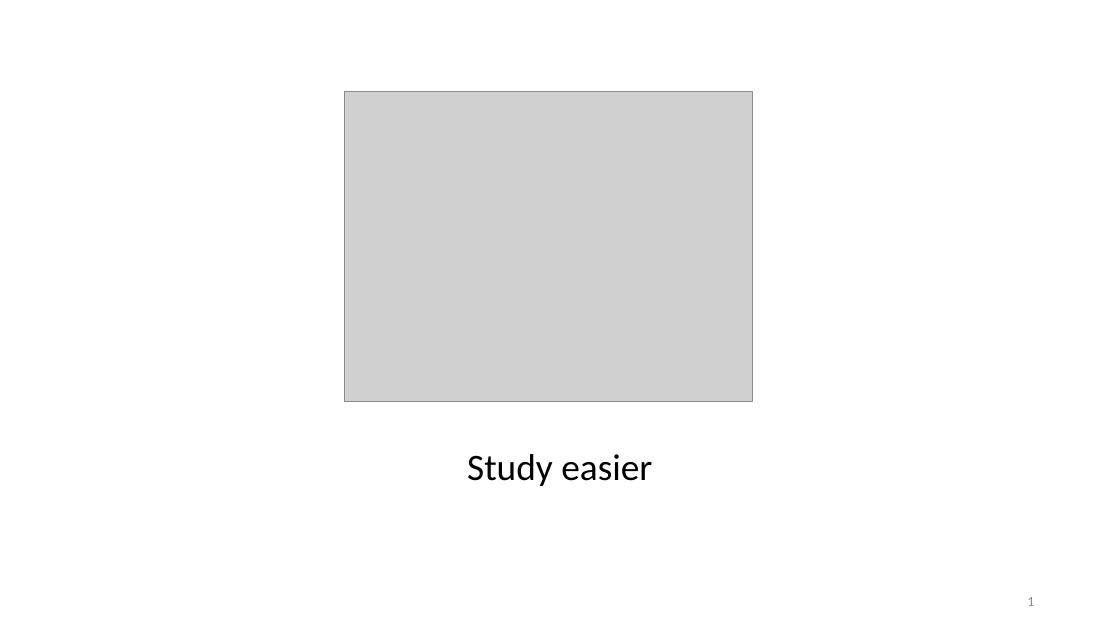
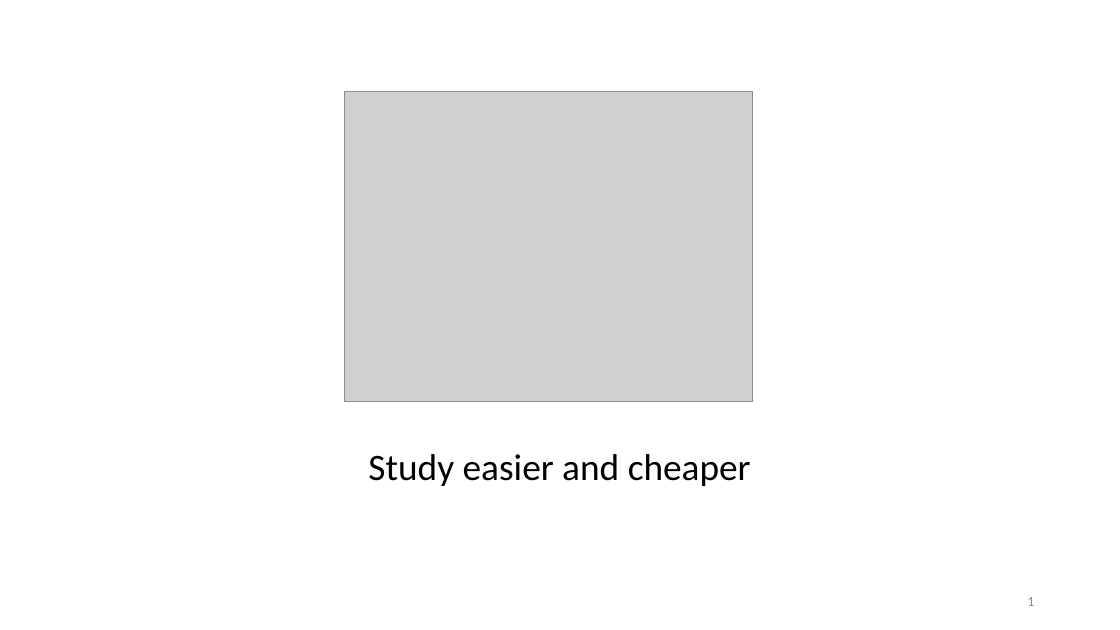
Before and after one commit to unige-pinfo-2019/PInfo1, a slide deck: slide 1 of Docs/UNIbay_DeskPitch.pptx. Drawn at 1120x630 pixels with LibreOffice and Linux fonts; fonts in the diff are those of the drawing; grey boxes stand for pictures. Boxes give left, top, right and bottom in pixels: in the first picture for what was removed or moved away, otherwise in the second. Text is boxed around its words. In the diff, an @@ line names an element or a change of style, - is before the commit and + after.

```diff
--- a/Docs/UNIbay_DeskPitch.pptx
+++ b/Docs/UNIbay_DeskPitch.pptx
@@ subtitle at <box>368,454,751,486</box>: text changed @@
-Study easier
+Study easier and cheaper
```
Also in this commit, not shown: 9 other slides changed, 7 slides added, 1 slide removed.
